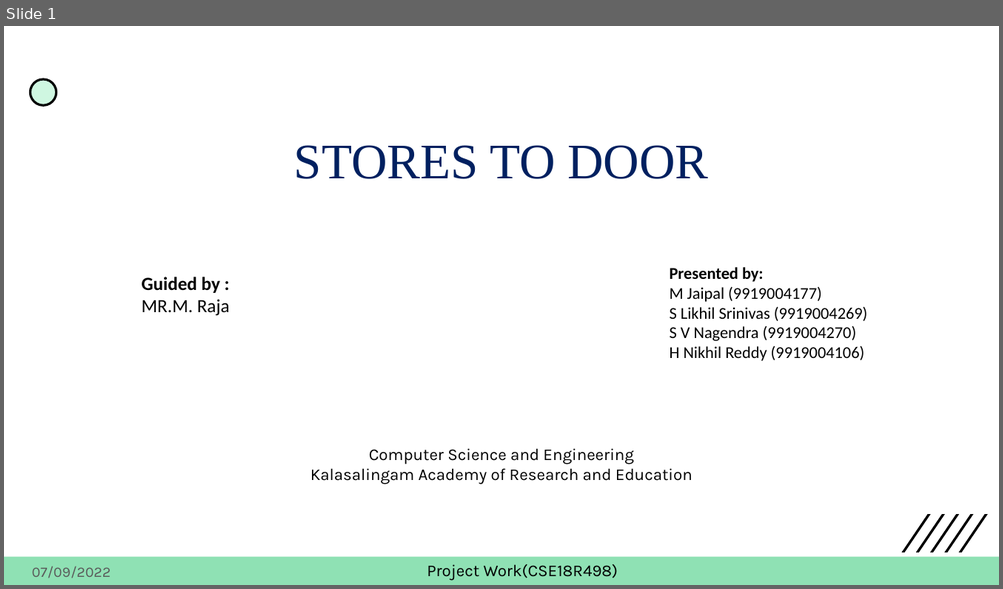
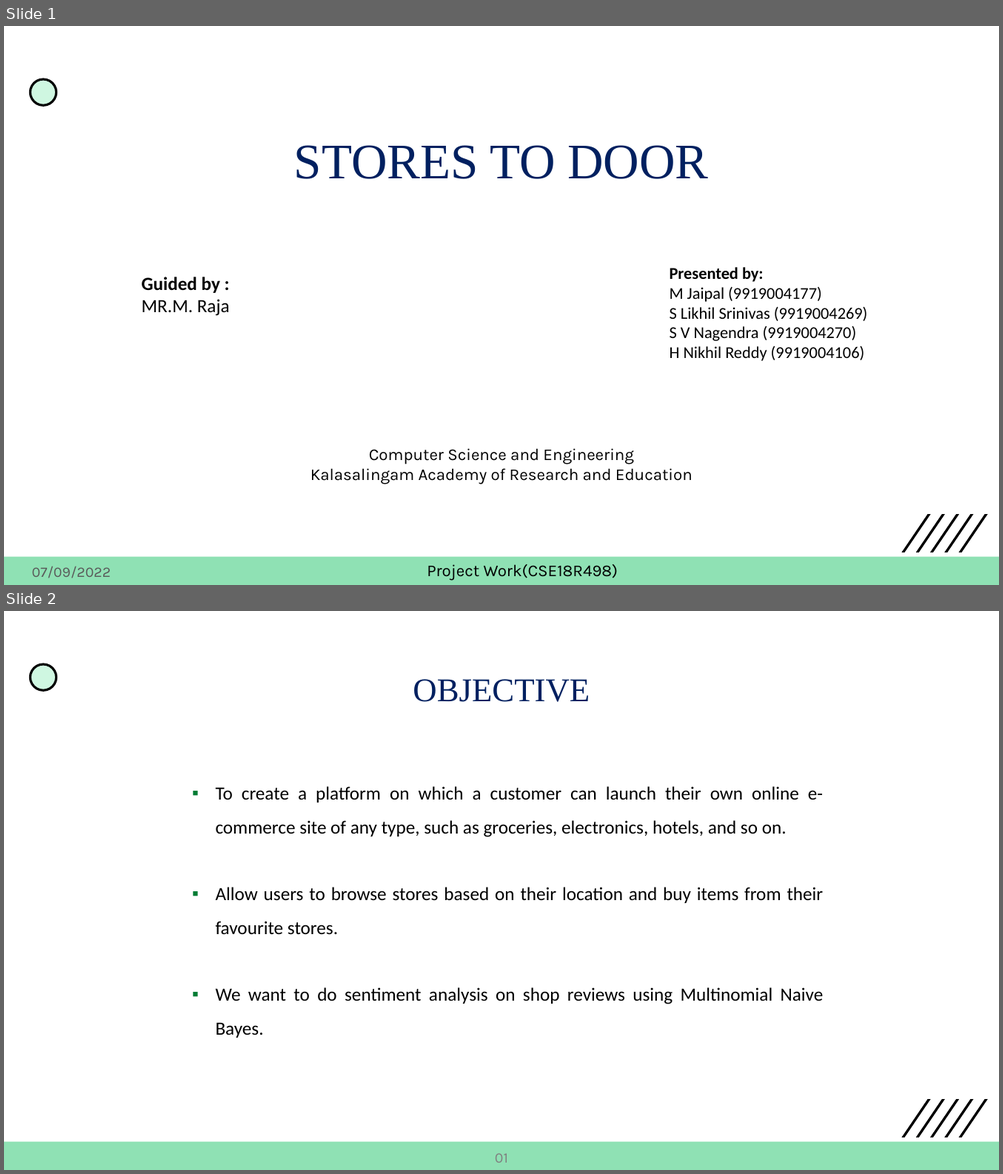
Before and after one commit to nikhilreddyh/StoresToDoor, a slide deck: PPTs/FirstReview.pptx. Shown one above the other, each under a label of ours: slide 1 before the commit, slides 1 and 2 after it. The pictures are 1003x589 and 1003x1174 pixels, drawn with LibreOffice and Linux fonts; fonts in the diff are those of the drawing. Boxes give left, top, right and bottom in pixels: in the first picture for what was removed or moved away, otherwise in the second. Text is boxed around its words. In the diff, an @@ line names an element or a change of style, - is before the commit and + after.

```diff
--- a/PPTs/FirstReview.pptx
+++ b/PPTs/FirstReview.pptx
@@ slide 2 added at (4,611,999,1170), background #FFFFFF; not listed: 6 template elements that a slide beside it also shows @@
@@ text added at (412,679,589,702), 32 pt, text #002060 @@
+OBJECTIVE
@@ text added at (216,786,823,1038), 18 pt, text #000000 @@
+▪ To create a platform on which a customer can launch their own online e-commerce site of any type, such as groceries, electronics, hotels, and so on.
+▪ Allow users to browse stores based on their location and buy items from their favourite stores.
+▪ We want to do sentiment analysis on shop reviews using Multinomial Naive Bayes.
@@ rectangle added at (4,1142,999,1170), fill #21C46B at 50% opacity @@
@@ text added at (495,1153,508,1163), 14 pt, text #808080 @@
+01
```
Also in this commit, not shown: 11 slides changed, 19 other files.
